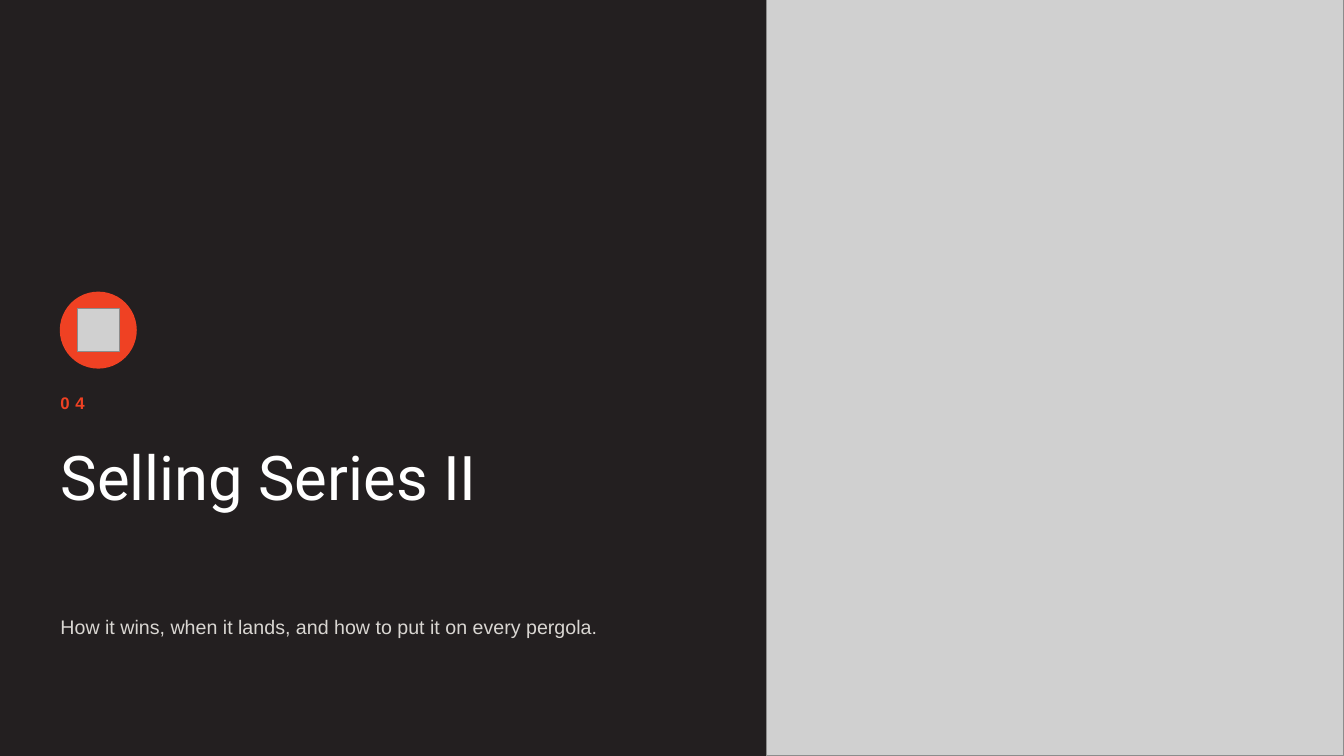
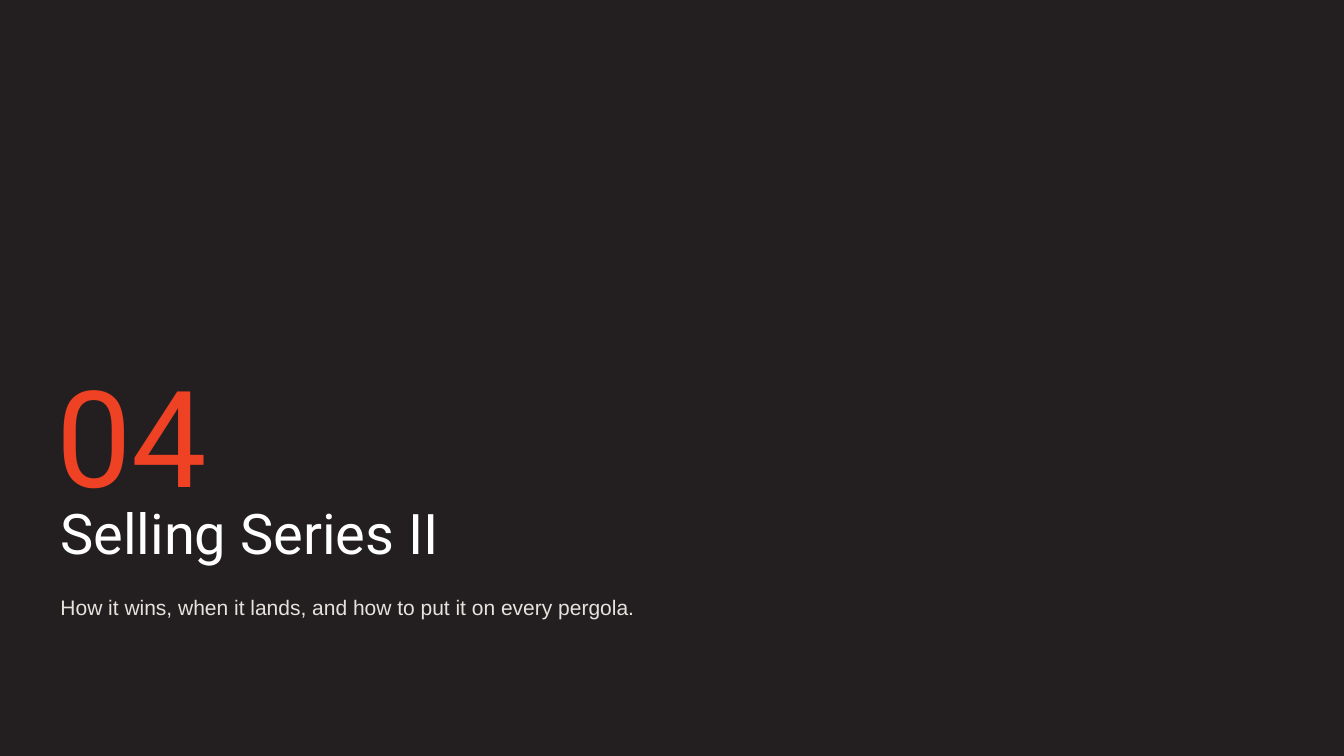
Before and after one commit to aayuvis/Bromic_Marketing, a slide deck: slide 18 of decks/training/out/Bromic-Dealer-Tungsten-Series-II.pptx. Drawn at 1344x756 pixels with LibreOffice and Linux fonts; fonts in the diff are those of the drawing; grey boxes stand for pictures; background and template pictures are left out. Boxes give left, top, right and bottom in pixels: in the first picture for what was removed or moved away, otherwise in the second. Text is boxed around its words. In the diff, an @@ line names an element or a change of style, - is before the commit and + after.

```diff
--- a/decks/training/out/Bromic-Dealer-Tungsten-Series-II.pptx
+++ b/decks/training/out/Bromic-Dealer-Tungsten-Series-II.pptx
@@ picture removed at (766, 0, 1344, 756) @@
@@ ellipse removed at (60, 292, 136, 368) @@
@@ picture removed at (78, 309, 120, 351) @@
@@ text "04": place and size @@
-text "04" at (60, 397, 84, 409)
+text "04" at (56, 390, 207, 518)
@@ text "04" at (56, 390, 207, 518): size 12 to 96 pt, font Arial to Roboto, letter spacing 4 to 0 pt, bold off; less space between paragraphs @@
@@ text "Selling Series II": place and size @@
-text "Selling Series II" at (60, 453, 476, 513)
+text "Selling Series II" at (60, 512, 438, 566)
@@ text "Selling Series II" at (60, 512, 438, 566): size 44 to 40 pt @@
@@ text "How it wins, when it ...": place and size @@
-text "How it wins, when it ..." at (60, 620, 597, 638)
+text "How it wins, when it ..." at (60, 599, 634, 620)
@@ text "How it wins, when it ..." at (60, 599, 634, 620): size 14 to 15 pt, text colour #D9D6D2 to #E6E2DE @@
```
Also in this commit, not shown: 23 other slides changed, 59 other files.
